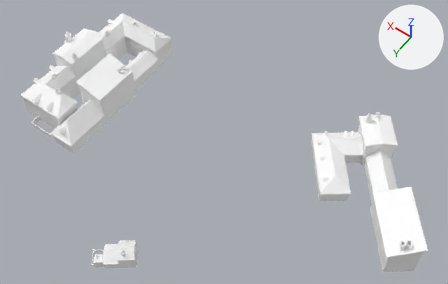
A saved change to the FBX model Assets/Meshes/Buildings/City/mesh_OswiesimBuidlings04.fbx.
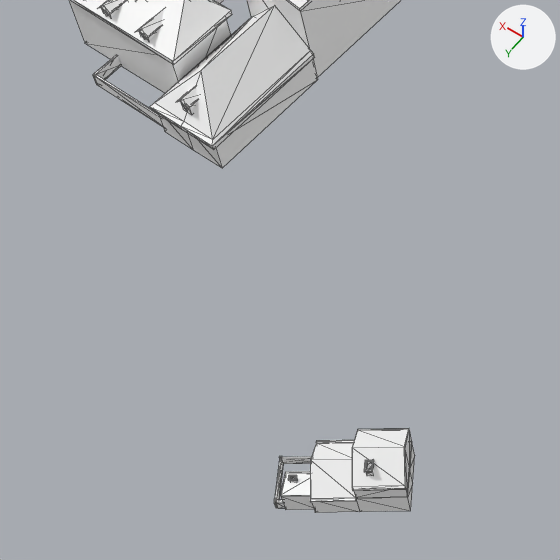
Each version is shown whole from a 50 mm camera at (-39.8, 45.8, 61.5) aimed at (-14.1, 9.9, 5.1), then close up on the part from 0% to 42% of the width and 34% to 100% of the height. Every picture has the same lights, and +X, +Y and +Z are marked at upper right. The close-ups show mesh edges as thin lines. Where no turn or scale is listed for an object, it has been applied to the vertices. Vertices at the same position are counted once.

The first close-up shows 'mesh_OswiecimTown_03'.
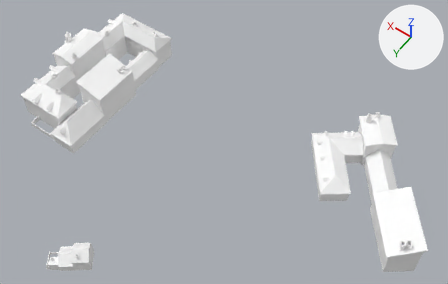
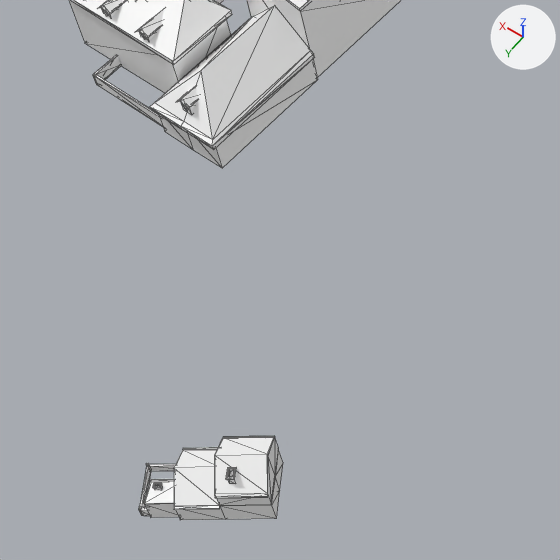
Commit message: Updated OSwiecim houses 4

Location of each change, (x1, y1, x2, y2) in pixels of the close-ups (560 x 560 px; the box of a moved part takes in the faces that stretch with it):
'mesh_OswiecimTown_03', reshaped
    before: (69, 0, 415, 513)
    after: (69, 0, 401, 520)
part 1 of me_scene_005, moved or reshaped
    before: (310, 428, 415, 513)
    after: (174, 436, 283, 520)
part 2 of me_scene_005, moved or reshaped
    before: (280, 471, 314, 510)
    after: (144, 479, 179, 518)
part 3 of me_scene_005, moved or reshaped
    before: (364, 459, 374, 476)
    after: (226, 467, 236, 483)
part 4 of me_scene_005, moved or reshaped
    before: (289, 475, 297, 482)
    after: (153, 483, 162, 489)
part 5 of me_scene_005, moved or reshaped
    before: (274, 456, 311, 508)
    after: (139, 463, 175, 516)

What changed in the scene script:
```text
Change me_scene_005:
    where me_scene_005.from_pydata(...)  # 1264 vertices, 2012 faces; spans x -39.0..12.5, y -5.9..28.9, z 0.0..7.1
    used by ob_mesh_oswiecimtown_03; location = (0.0, 0.0, 0.0)
    me_scene_005 part 1: the loose piece of 54 vertices spanning x -14.2..-10.0, y 24.3..28.3, z 0.0..2.7 is moved by (3.7, 3.0, 0.0)
    me_scene_005 part 2: the loose piece of 16 vertices spanning x -11.4..-9.8, y 27.1..28.8, z 0.0..1.1 is moved by (3.7, 3.0, 0.0)
    me_scene_005 part 3: the loose piece of 24 vertices spanning x -13.1..-12.6, y 26.2..26.8, z 2.1..2.5 is moved by (3.7, 3.0, 0.0)
    me_scene_005 part 4: the loose piece of 24 vertices spanning x -10.5..-10.1, y 27.8..28.1, z 0.8..1.0 is moved by (3.7, 3.0, 0.0)
    me_scene_005 part 5: the loose piece of 32 vertices spanning x -10.4..-9.0, y 26.6..28.9, z 0.0..0.5 is moved by (3.7, 3.0, 0.0)
```
